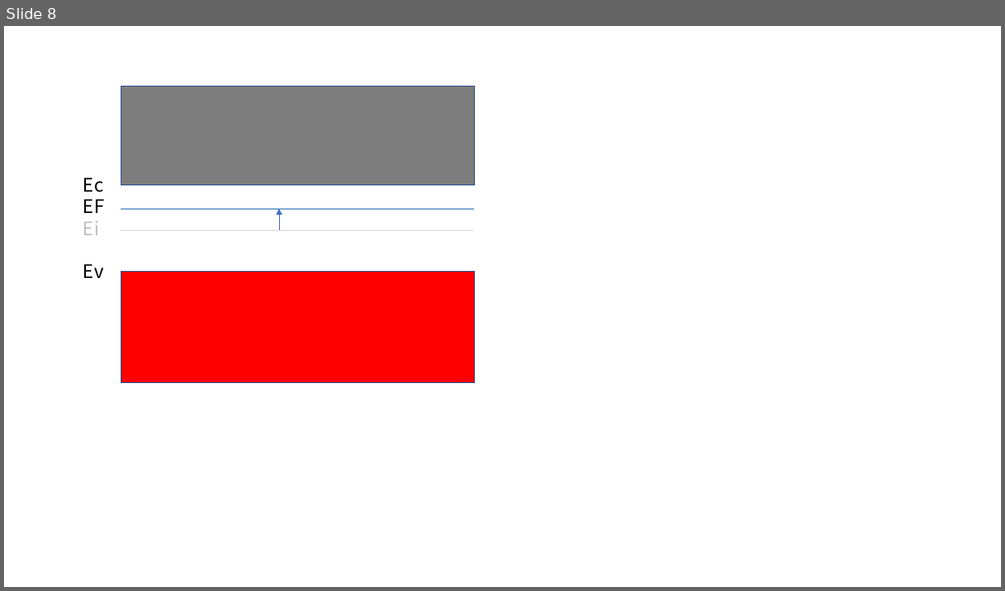
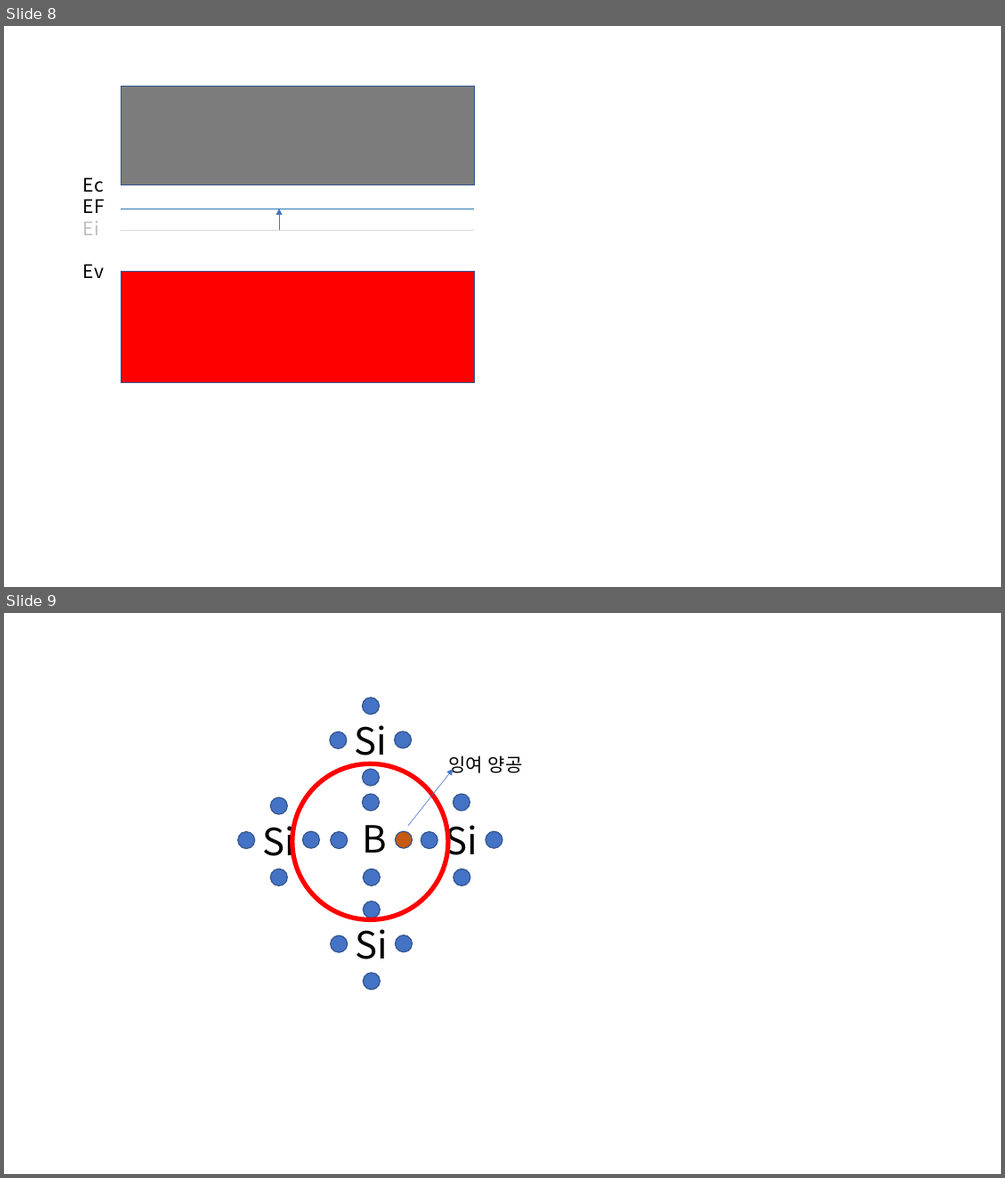
Before and after one commit to ingyer-ks/ebook, a slide deck: images/elec_circuit_image.pptx. Shown one above the other, each under a label of ours: slide 8 before the commit, slides 8 and 9 after it. The pictures are 1005x591 and 1005x1178 pixels, drawn with LibreOffice and Linux fonts; fonts in the diff are those of the drawing. Boxes give left, top, right and bottom in pixels: in the first picture for what was removed or moved away, otherwise in the second. Text is boxed around its words. In the diff, an @@ line names an element or a change of style, - is before the commit and + after.

```diff
--- a/images/elec_circuit_image.pptx
+++ b/images/elec_circuit_image.pptx
@@ slide 9 added at <box>4,613,1001,1174</box>, background #FFFFFF @@
@@ ellipse added at <box>362,698,380,714</box>, fill #4472C4, outline #325491 1 pt @@
@@ ellipse added at <box>330,732,348,749</box>, fill #4472C4, outline #325491 1 pt @@
@@ text added at <box>355,725,388,764</box>, 36 pt, text #000000 @@
+Si
@@ ellipse added at <box>395,731,412,748</box>, fill #4472C4, outline #325491 1 pt @@
@@ ellipse added at <box>292,764,448,919</box>, outline #FF0000 4.5 pt @@
@@ ellipse added at <box>362,769,380,786</box>, fill #4472C4, outline #325491 1 pt @@
@@ arrow added from (408, 826) to (453, 769), #4472C4 0.5 pt @@
@@ text added at <box>448,755,523,776</box>, 18 pt, text #000000 @@
+잉여 양공
@@ ellipse added at <box>270,798,287,815</box>, fill #4472C4, outline #325491 1 pt @@
@@ ellipse added at <box>362,794,380,811</box>, fill #4472C4, outline #325491 1 pt @@
@@ ellipse added at <box>453,794,469,811</box>, fill #4472C4, outline #325491 1 pt @@
@@ text added at <box>262,818,295,865</box>, 36 pt, text #000000 @@
+Si
@@ text added at <box>362,825,387,852</box>, 36 pt, text #000000 @@
+B
@@ text added at <box>445,816,478,863</box>, 36 pt, text #000000 @@
+Si
@@ ellipse added at <box>238,831,255,849</box>, fill #4472C4, outline #325491 1 pt @@
@@ ellipse added at <box>302,831,320,849</box>, fill #4472C4, outline #325491 1 pt @@
@@ ellipse added at <box>331,831,348,849</box>, fill #4472C4, outline #325491 1 pt @@
@@ ellipse added at <box>395,831,413,849</box>, fill #C55A11, outline #325491 1 pt @@
@@ ellipse added at <box>421,831,437,849</box>, fill #4472C4, outline #325491 1 pt @@
@@ ellipse added at <box>485,831,502,849</box>, fill #4472C4, outline #325491 1 pt @@
@@ ellipse added at <box>270,868,287,886</box>, fill #4472C4, outline #325491 1 pt @@
@@ ellipse added at <box>363,868,380,886</box>, fill #4472C4, outline #325491 1 pt @@
@@ ellipse added at <box>453,868,470,886</box>, fill #4472C4, outline #325491 1 pt @@
@@ ellipse added at <box>363,900,380,918</box>, fill #4472C4, outline #325491 1 pt @@
@@ text added at <box>355,921,388,959</box>, 36 pt, text #000000 @@
+Si
@@ ellipse added at <box>331,935,348,952</box>, fill #4472C4, outline #325491 1 pt @@
@@ ellipse added at <box>395,935,413,952</box>, fill #4472C4, outline #325491 1 pt @@
@@ ellipse added at <box>363,973,380,989</box>, fill #4472C4, outline #325491 1 pt @@
```
Also in this commit, not shown: 2 other slides added, 6 other files.
